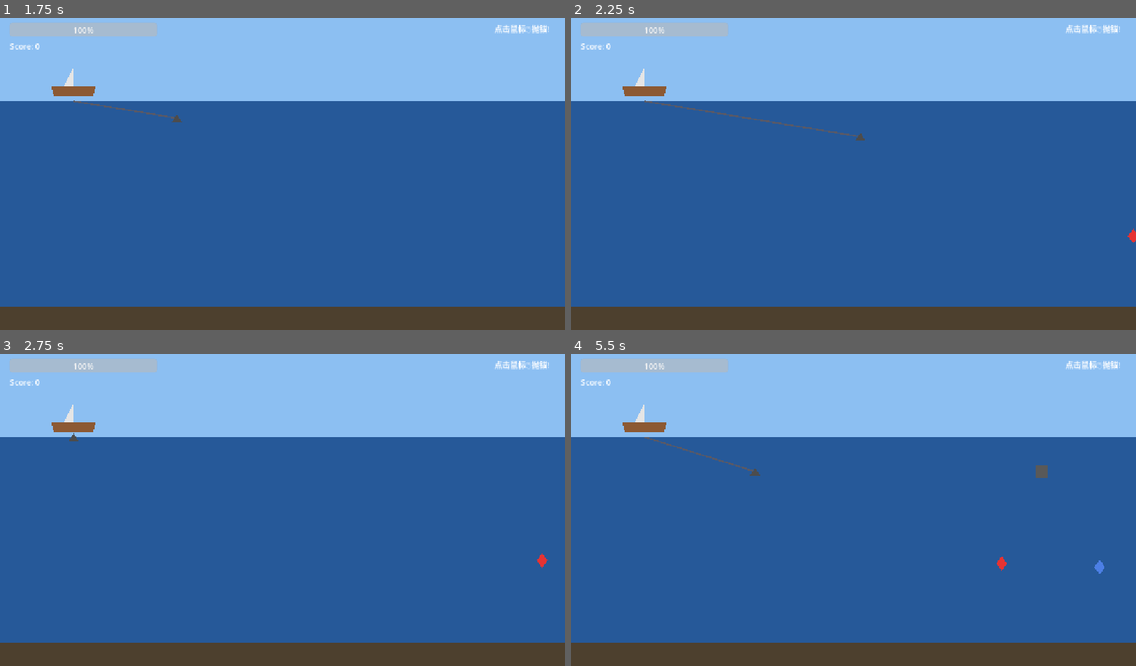
Above: before the commit, frames 1-4 (two rows, left to right).
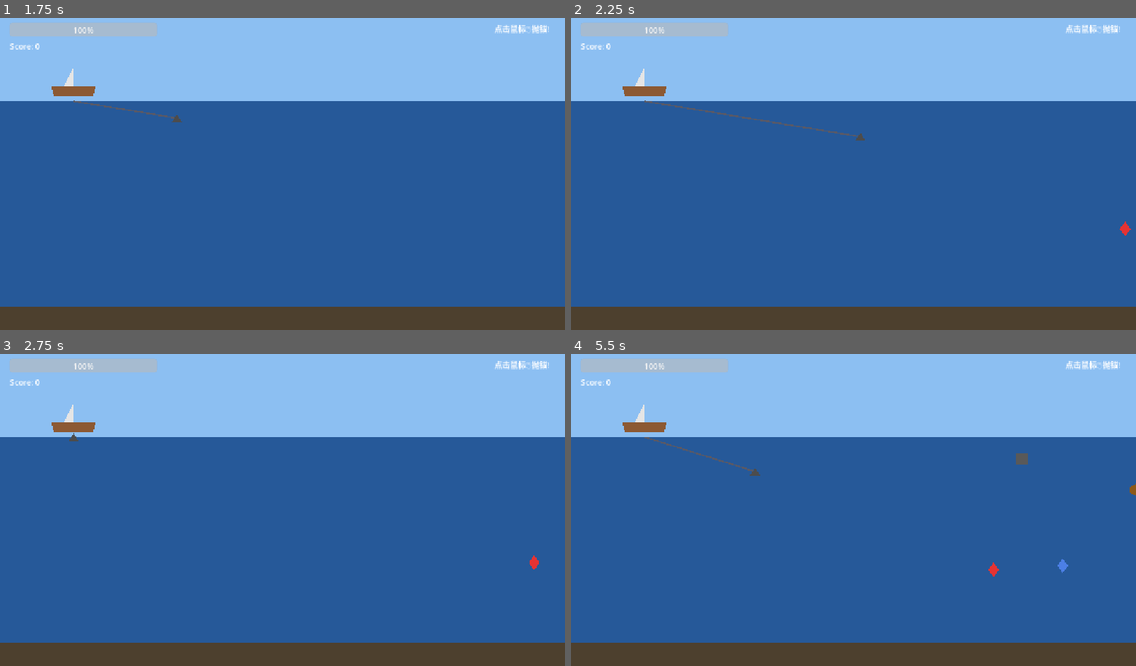
Above: after the commit, the same moments.

Repository: hysonger/anchor-loot
Game: Godot game, scene res://scenes/main.tscn
Same seed, same stepped clock (60 frames per second), same inputs: the game is played once before the commit and once after it.
Inputs (mouse positions are in pixels of both pictures, inside the frame that each line leads up to):
- Up to frame 1 (1.75 s): click "开始游戏 [Space]" at 0.5 s; tap Enter at 1.25 s; move the mouse to (406, 155) at 1.27 s; click (406, 155) at 1.42 s; tap Space at 1.52 s
- Up to frame 2 (2.25 s): tap Space at 2 s; move the mouse to (740, 186) at 2.02 s; click (740, 186) at 2.17 s
- Up to frame 3 (2.75 s): tap Space at 2.27 s
- Up to frame 4 (5.5 s): move the mouse to (910, 438) at 2.77 s; click (910, 438) at 2.92 s; move the mouse to (825, 572) at 3.52 s; click (825, 572) at 3.67 s; tap Space at 3.77, 4.52, 5.27 s; move the mouse to (1023, 553) at 4.27 s; click (1023, 553) at 4.42 s; move the mouse to (684, 460) at 5.02 s; click (684, 460) at 5.17 s

Frame 1 is identical in both runs. In frame 2, less than 0.1% of the frame differs, in the area x 97-100%, y 65-73%; in frame 3, less than 0.1%; in frame 4, 0.4%, in the area x 73-100%, y 31-72%.

Commit message:
增大物品刷新速度

Diff:
--- a/scripts/spawner.gd
+++ b/scripts/spawner.gd
@@ -2,7 +2,7 @@
 extends Node2D
 # Periodically spawns items on the right edge at a random depth while playing.
 
-@export var spawn_interval := 1.4
+@export var spawn_interval := 1.2
 
 const SPAWN_TABLE: Array[Dictionary] = [
 	{"scene": preload("res://scenes/junk_item.tscn"),             "weight": 0.25},
